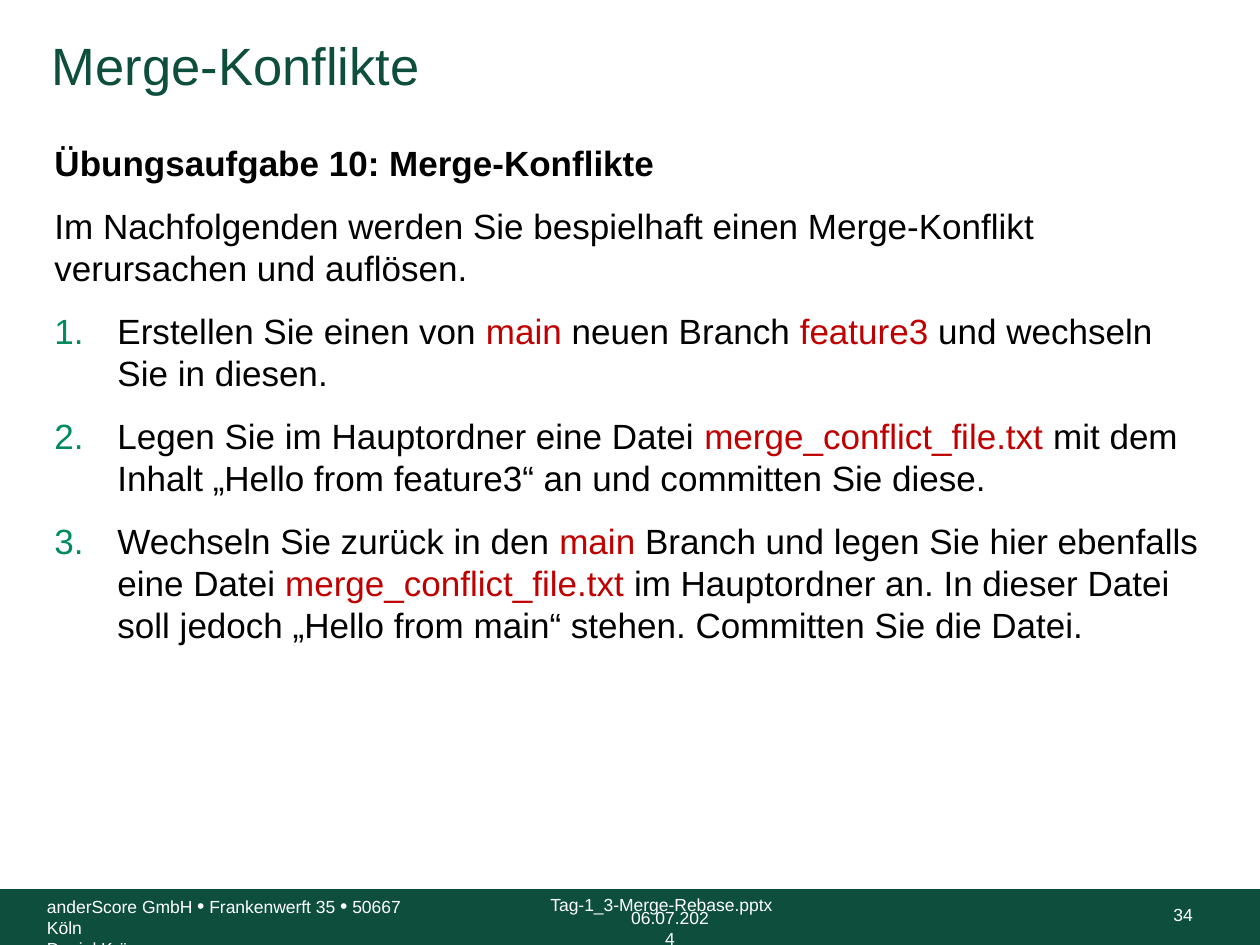
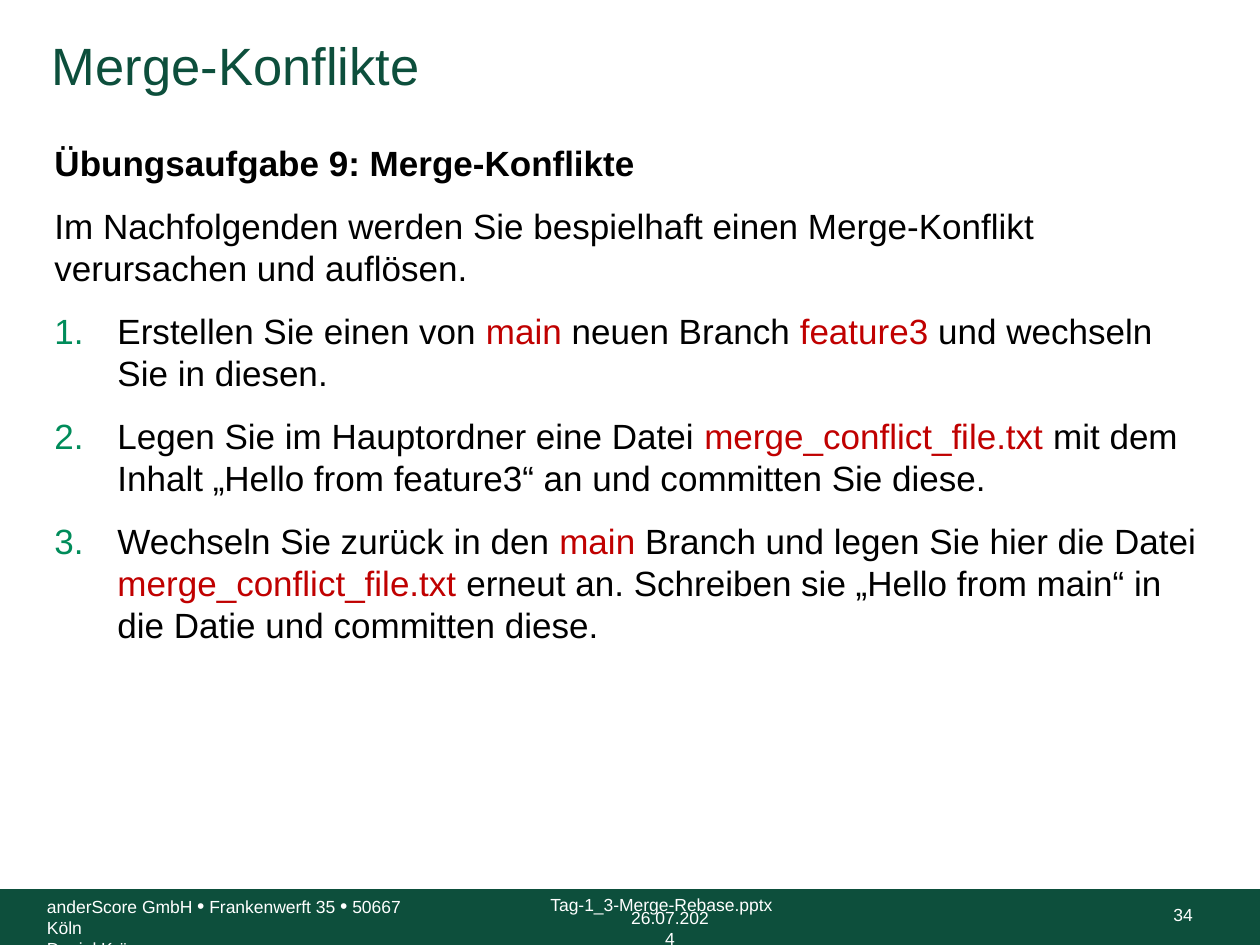
Before and after one commit to anderscore-gmbh/gitlab, a slide deck: slide 34 of slides/Tag-1_3-Merge-Rebase.pptx. Drawn at 1260x945 pixels with LibreOffice and Linux fonts; fonts in the diff are those of the drawing; background and template pictures are left out. Boxes give left, top, right and bottom in pixels: in the first picture for what was removed or moved away, otherwise in the second. Text is boxed around its words. In the diff, an @@ line names an element or a change of style, - is before the commit and + after.

```diff
--- a/slides/Tag-1_3-Merge-Rebase.pptx
+++ b/slides/Tag-1_3-Merge-Rebase.pptx
@@ text at bbox=[54, 148, 635, 183]: text changed @@
-Übungsaufgabe 10: Merge-Konflikte
+Übungsaufgabe 9: Merge-Konflikte
@@ text at bbox=[117, 528, 1196, 639]: text changed @@
-3. Wechseln Sie zurück in den main Branch und legen Sie hier ebenfalls eine Datei merge_conflict_file.txt im Hauptordner an. In dieser Datei soll jedoch „Hello from main“ stehen. Committen Sie die Datei.
+3. Wechseln Sie zurück in den main Branch und legen Sie hier die Datei merge_conflict_file.txt erneut an. Schreiben sie „Hello from main“ in die Datie und committen diese.
@@ text at bbox=[631, 911, 709, 924]: text changed @@
-06.07.2024
+26.07.2024
```
Also in this commit, not shown: 117 other slides changed, 1 other file.
